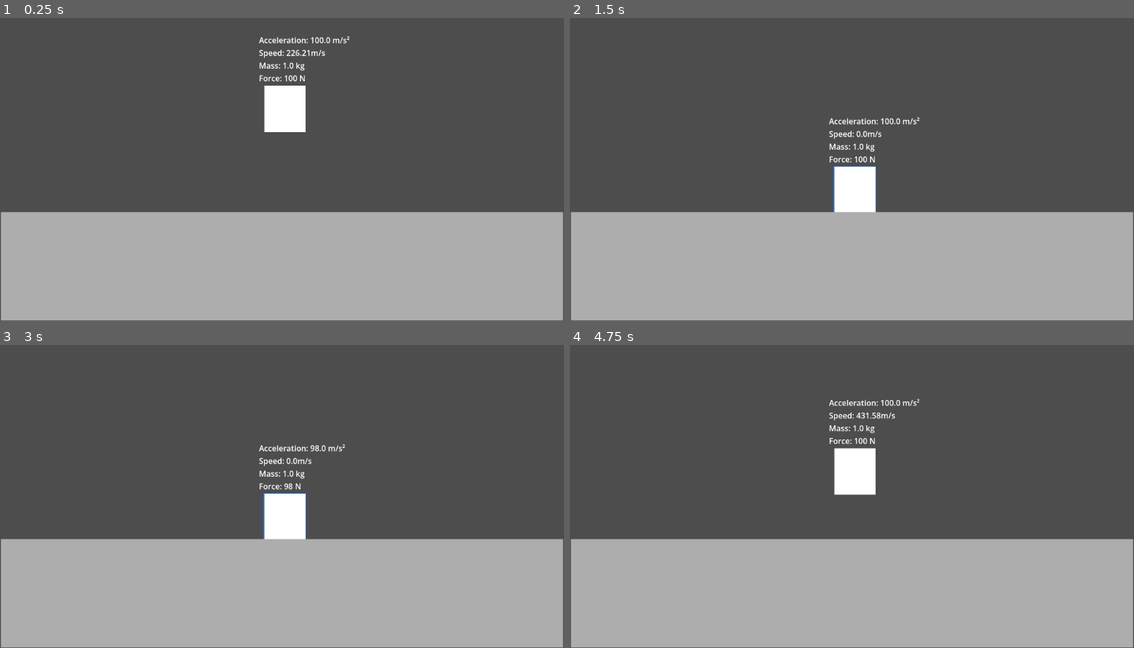
Above: before the commit, frames 1-4 (two rows, left to right).
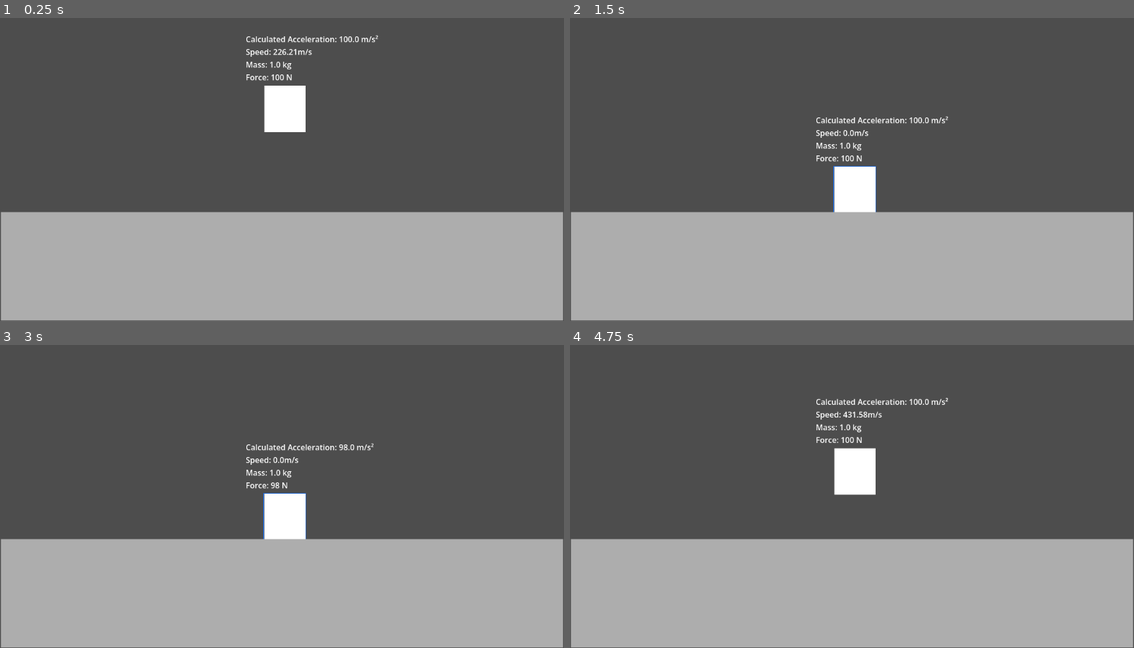
Above: after the commit, the same moments.

Repository: dinopepperwood/Science-Project
Game: Godot game, scene res://Test.tscn
Two runs of this game, one before a commit and one after it. Both use one fixed random seed, a clock stepped at 60 frames per second and the inputs below. The project has no main scene, so this scene is started directly.
Inputs (mouse positions are in pixels of both pictures, inside the frame that each line leads up to):
- Up to frame 1 (0.25 s): no input
- Up to frame 2 (1.5 s): click (857, 154) at 0.5 s; click (857, 190) at 1.25 s
- Up to frame 3 (3 s): click (287, 517) at 2 s; tap Enter at 2.75 s; hold A (Decrease_Force) from 2.78 s (still down)
- Up to frame 4 (4.75 s): tap R (Restart) at 3.5, 4.25 s; release A (Decrease_Force) at 3.53 s; tap D (Increase_Force) at 3.6 s; tap Q (Mass_Decrease) at 4.35 s

The runs differ from the first frame. In frame 1, 0.8% of the frame differs, in the area x 43-68%, y 5-21%; in frame 2, 0.7%; in frame 3, 0.7%; in frame 4, 0.8%, in the area x 43-68%, y 17-33%.

Commit message:
Changed to Calculated Acceleration and removed circle

Diff:
--- a/box.gd
+++ b/box.gd
@@ -6,7 +6,7 @@
 	pass
 
 func _physics_process(delta: float) -> void:
-	label.text = "Acceleration: "+str(snapped(force/self.mass,0.01))+" m/s²\nSpeed: "+str(snapped(linear_velocity.length(),0.01)) +"m/s\nMass: "+str(self.mass)+" kg\nForce: " + str(force) + " N"
+	label.text = "Calculated Acceleration: "+str(snapped(force/self.mass,0.01))+" m/s²\nSpeed: "+str(snapped(linear_velocity.length(),0.01)) +"m/s\nMass: "+str(self.mass)+" kg\nForce: " + str(force) + " N"
 	if(Global.current == self):
 		outline.visible=true
 	else:
--- a/box.tscn
+++ b/box.tscn
@@ -33,11 +33,11 @@
 
 [node name="Label" type="Label" parent="." unique_id=1719018405]
 texture_filter = 1
-offset_left = -53.0
-offset_top = -152.0
-offset_right = 182.0
-offset_bottom = -51.0
-text = "Acceleration: 0 m/s²
+offset_left = -80.0
+offset_top = -154.0
+offset_right = 159.0
+offset_bottom = -29.0
+text = "Calculated Acceleration: 0 m/s²
 Velocity: 0 m/s
 Mass: 5 kg
 Force: 1 N"
--- a/circle.gd
+++ /dev/null
@@ -1,7 +0,0 @@
-extends RigidBody2D
-
-func _ready():
-	pass
-
-func _physics_process(delta: float) -> void:
-	apply_central_force(Vector2(100,0))
--- a/circle.tscn
+++ /dev/null
@@ -1,26 +0,0 @@
-[gd_scene format=3 uid="uid://d2dhdc56s4fub"]
-
-[sub_resource type="Gradient" id="Gradient_myinc"]
-offsets = PackedFloat32Array(0.8313253, 0.90361446)
-colors = PackedColorArray(1, 1, 1, 1, 0, 0, 0, 0)
-
-[sub_resource type="GradientTexture2D" id="GradientTexture2D_njov2"]
-gradient = SubResource("Gradient_myinc")
-width = 32
-height = 32
-fill = 1
-fill_from = Vector2(0.5, 0.5)
-fill_to = Vector2(0.5, 0)
-
-[sub_resource type="CircleShape2D" id="CircleShape2D_myinc"]
-radius = 56.0
-
-[node name="Circle" type="RigidBody2D" unique_id=753182835]
-
-[node name="Sprite2D" type="Sprite2D" parent="." unique_id=1541546746]
-texture_filter = 1
-scale = Vector2(4.000001, 4.0625005)
-texture = SubResource("GradientTexture2D_njov2")
-
-[node name="CollisionShape2D" type="CollisionShape2D" parent="." unique_id=1644738571]
-shape = SubResource("CircleShape2D_myinc")
Not shown, removed: circle.gd.uid
